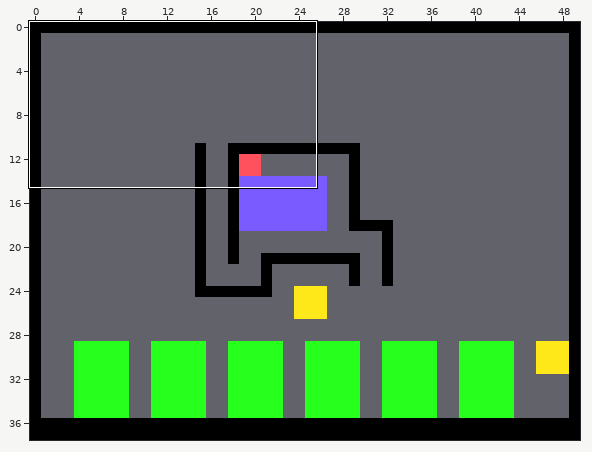
Two versions of a level (Tiled map, maps/level9.tmx). Above, an overview of the earlier version with the close-up marked.
Close-up. Before the edit:
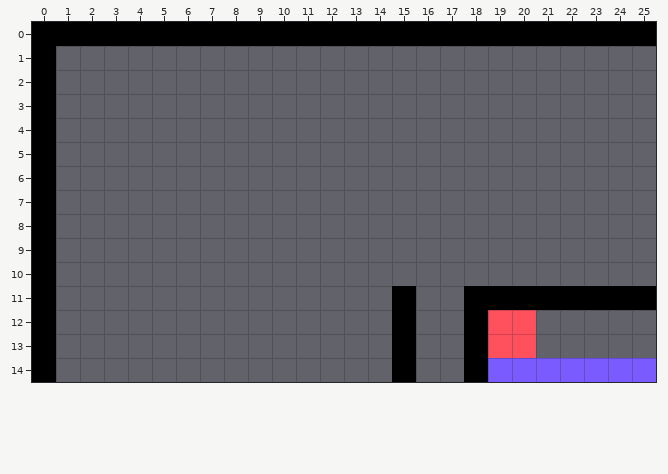
Cells are 16x16 px. Shown: x 0..25, y 0..14. The commit also changed other parts of the map, which this record leaves out.
After:
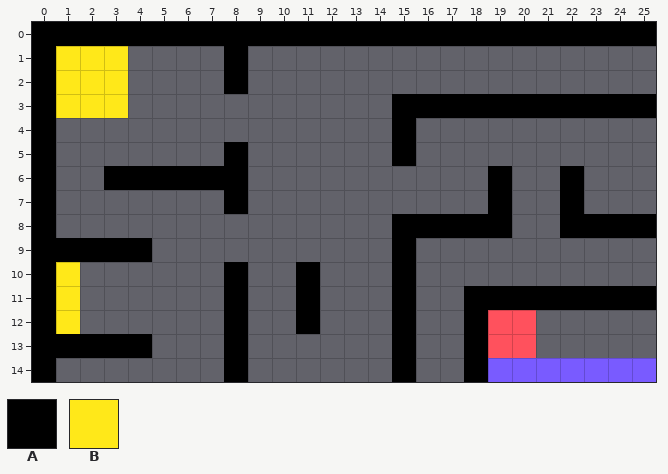
Key: from "map": A 1, B 4.
_ is an empty cell.
What changed:
Layer "buildings":
Tile A now appears in rows 1 to 2 at x 8; in row 3 at x 15 to 25; in row 4 at x 15; in row 5 at x 8 and 15; in row 6 at x 3 to 8, 19 and 22; in row 7 at x 8, 19 and 22.
Tile A now appears in row 8 at x 15 to 19 and 22 to 25; in row 9 at x 1 to 4 and 15; in row 10 at x 8, 11 and 15; in rows 11 to 12 at x 8 and 11; in row 13 at x 1 to 4 and 8; in row 14 at x 8.
Tile B now appears in rows 1 to 3 at x 1 to 3; in rows 10 to 12 at x 1.
